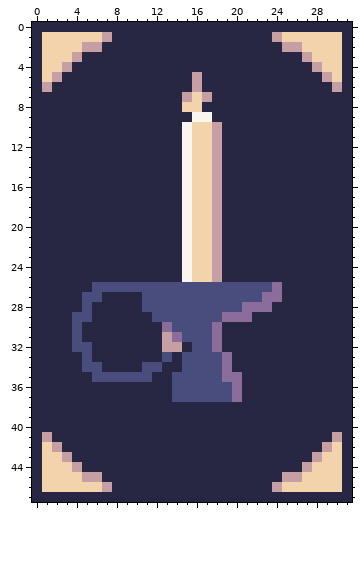
Two states of a pixel-art file, ArtAssets/Cards/card_template.aseprite. The first picture shows the starting point.
32x48 pixels, 1 frame.
After:
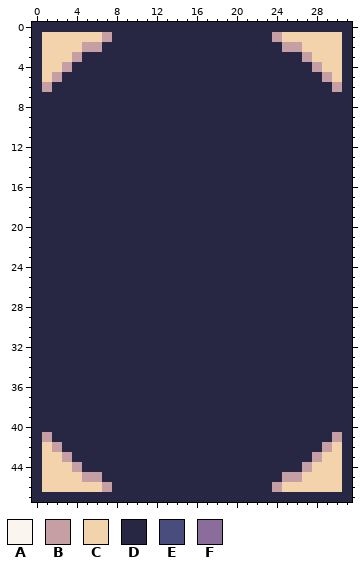
Palette (. is transparent): A #fbf5ef  B #c69fa5  C #f2d3ab  D #272744  E #494d7e  F #8b6d9c
From old to new:
layer "water" now hidden
layer "fire" now hidden
layer "steam" now hidden
layer "candle" now hidden
layer "candle_light" now hidden
y 5..6: x 16 B -> D
y 7: x 15..17 BCB -> DDD
y 8: x 15..16 CC -> DD
y 9: x 16..17 AA -> DD
y 10..25: x 15..18 ACCB -> DDDD
y 26: x 6..24 EEEEEEEEEEEEEEEEEEF -> DDDDDDDDDDDDDDDDDDD
y 27: x 5..6 EE -> DD; x 11..24 EEEEEEEEEEEEFF -> DDDDDDDDDDDDDD
y 28: x 5 E -> D; x 11..23 EEEEEEEEEEFFF -> DDDDDDDDDDDDD
y 29: x 4..5 EE -> DD; x 12..21 EEEEEEEFFF -> DDDDDDDDDD
y 30: x 4 E -> D; x 13..18 FEEEEF -> DDDDDD
y 31: x 4 E -> D; x 13..18 BFEEEF -> DDDDDD
y 32: x 4..5 EE -> DD; x 13..14 BB -> DD; x 16..18 EEF -> DDD
y 33: x 5 E -> D; x 13 E -> D; x 15..19 EEEEF -> DDDDD
y 34: x 5..6 EE -> DD; x 11..12 EE -> DD; x 15..19 EEEEF -> DDDDD
y 35: x 6..11 EEEEEE -> DDDDDD; x 14..20 EEEEEFF -> DDDDDDD
y 36..37: x 14..20 EEEEEEF -> DDDDDDD
Changed places in both pictures, as pixel boxes (x1, y1, x2, y2):
changed: (72, 72, 282, 402)
